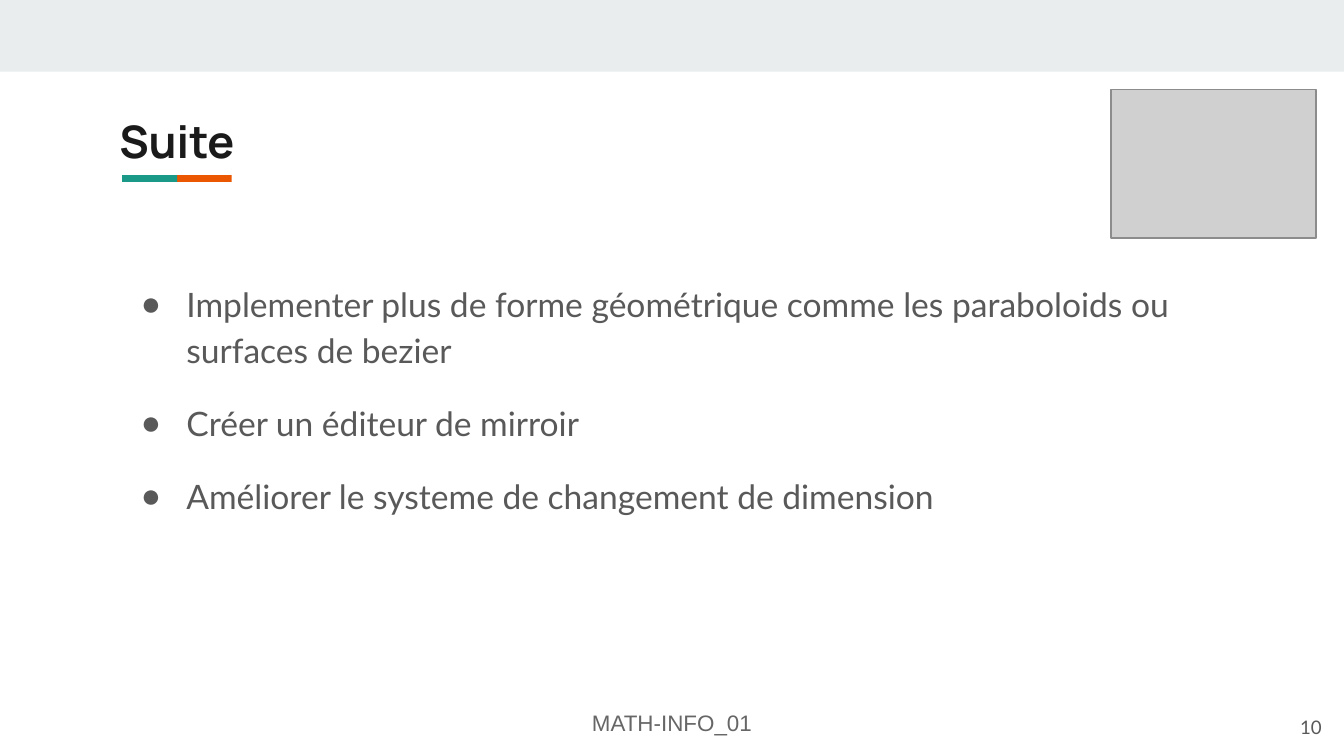
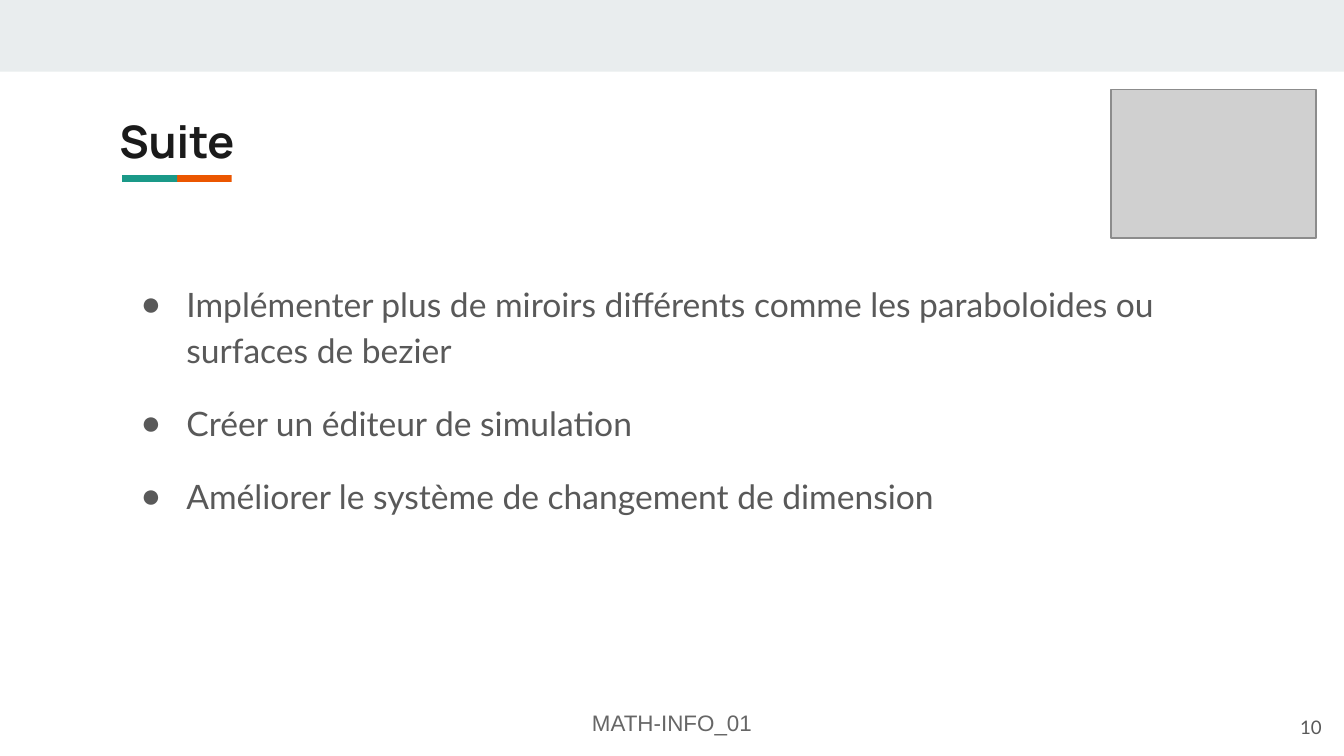
Before and after one commit to FlashOnFire/MirrorVerse, a slide deck: slide 10 of project_managment/pres2/MATH-INFO_01-Présentation-mirror-verse.odp. Drawn at 1344x756 pixels with LibreOffice and Linux fonts; fonts in the diff are those of the drawing; grey boxes stand for pictures. Boxes give left, top, right and bottom in pixels: in the first picture for what was removed or moved away, otherwise in the second. Text is boxed around its words. In the diff, an @@ line names an element or a change of style, - is before the commit and + after.

```diff
--- a/project_managment/pres2/MATH-INFO_01-Présentation-mirror-verse.odp
+++ b/project_managment/pres2/MATH-INFO_01-Présentation-mirror-verse.odp
@@ text at (x1=186, y1=292, x2=1154, y2=515): text changed @@
-● Implementer plus de forme géométrique comme les paraboloids ou surfaces de bezier
-● Créer un éditeur de mirroir
-● Améliorer le systeme de changement de dimension
+● Implémenter plus de miroirs différents comme les paraboloides ou surfaces de bezier
+● Créer un éditeur de simulation
+● Améliorer le système de changement de dimension
```
Also in this commit, not shown: 8 other slides changed, 1 other file.
